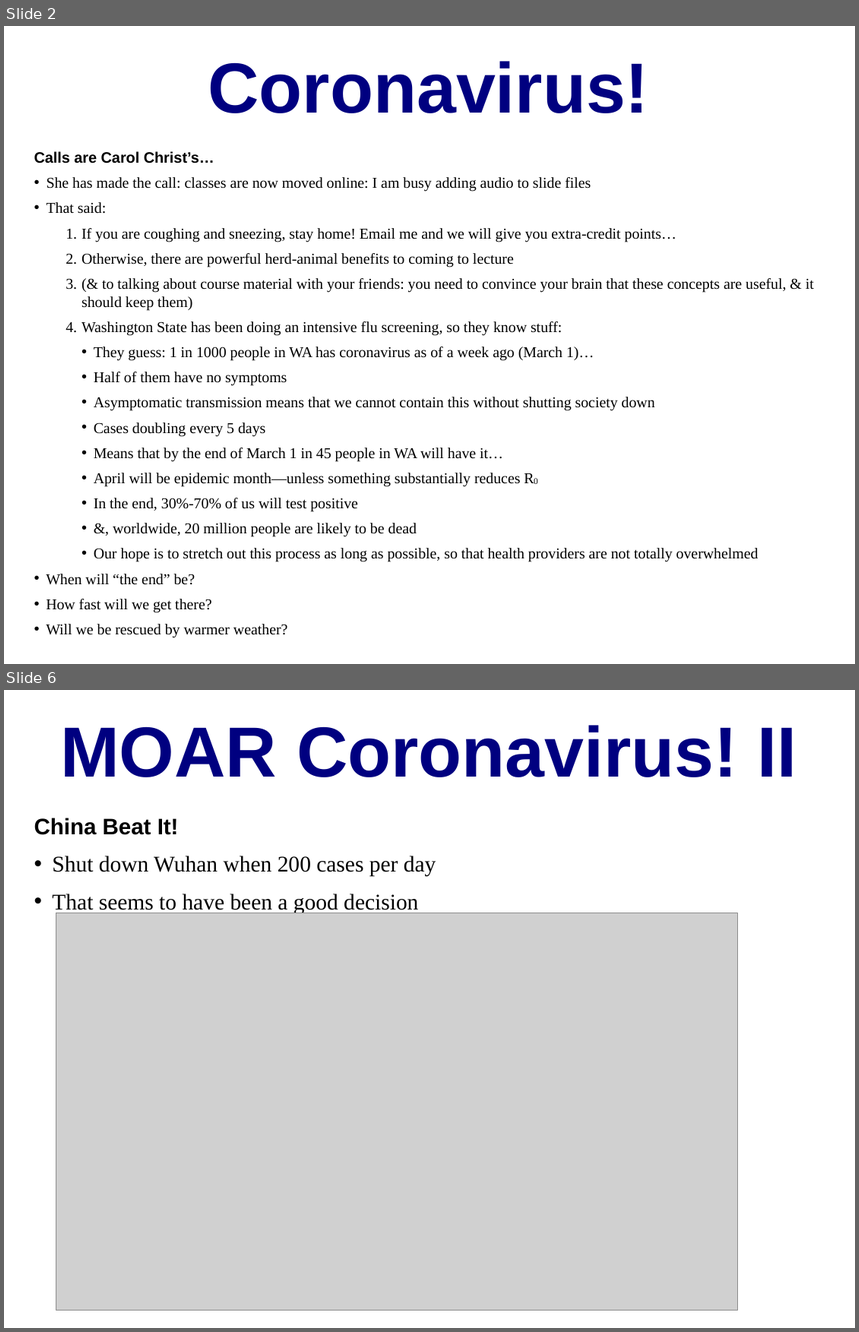
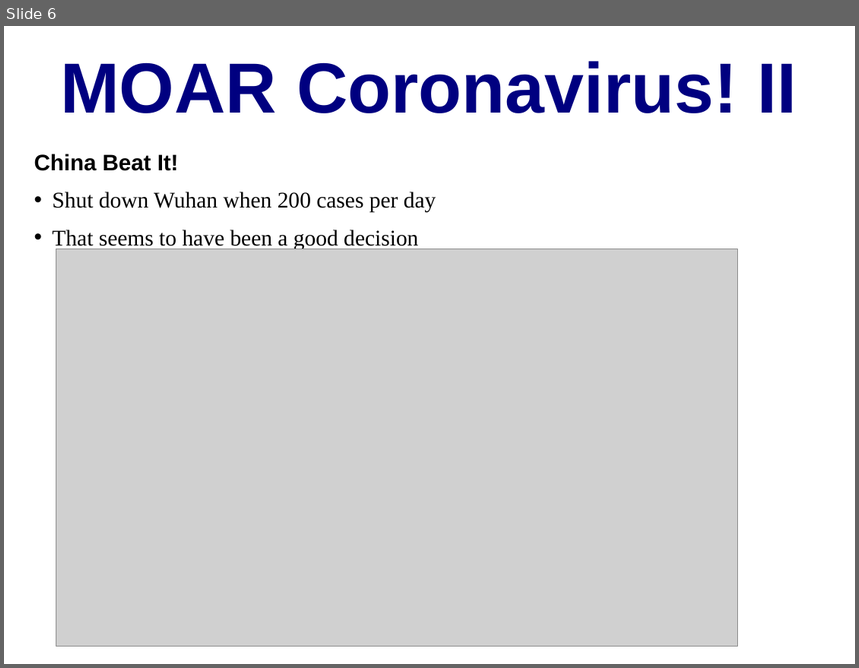
Before and after one commit to DavidLJ/public-files, a slide deck: coronavirus.pptx. Shown one above the other, each under a label of ours: slides 2 and 6 before the commit, slide 6 after it; the slides between them are not shown. The pictures are 859x1332 and 859x668 pixels, drawn with LibreOffice and Linux fonts; fonts in the diff are those of the drawing; grey boxes stand for pictures. Boxes give left, top, right and bottom in pixels: in the first picture for what was removed or moved away, otherwise in the second. Text is boxed around its words. In the diff, an @@ line names an element or a change of style, - is before the commit and + after.

```diff
--- a/coronavirus.pptx
+++ b/coronavirus.pptx
@@ slide 2 removed at box(4, 26, 855, 664), background #FFFFFF @@
@@ title removed at box(208, 61, 649, 113) @@
-Coronavirus!
@@ text removed at box(34, 151, 814, 639) @@
-Calls are Carol Christ’s…
-• She has made the call: classes are now moved online: I am busy adding audio to slide files
-• That said:
-  1. If you are coughing and sneezing, stay home! Email me and we will give you extra-credit points…
-  2. Otherwise, there are powerful herd-animal benefits to coming to lecture
-  3. (& to talking about course material with your friends: you need to convince your brain that these concepts are useful, & it should keep them)
-  4. Washington State has been doing an intensive flu screening, so they know stuff:
-    • They guess: 1 in 1000 people in WA has coronavirus as of a week ago (March 1)…
-    • Half of them have no symptoms
-    • Asymptomatic transmission means that we cannot contain this without shutting society down
-    • Cases doubling every 5 days
-    • Means that by the end of March 1 in 45 people in WA will have it…
-    • April will be epidemic month—unless something substantially reduces R0
-    • In the end, 30%-70% of us will test positive
-    • &, worldwide, 20 million people are likely to be dead
-    • Our hope is to stretch out this process as long as possible, so that health providers are not totally overwhelmed
-• When will “the end” be?
-• How fast will we get there?
-• Will we be rescued by warmer weather?
```
Also in this commit, not shown: 5 slides changed, 1 slide added.
